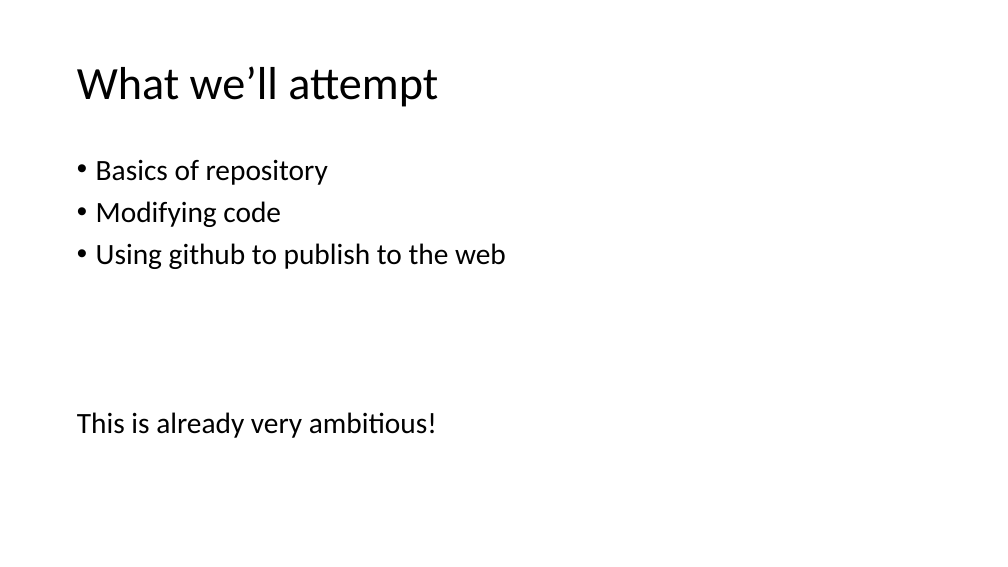
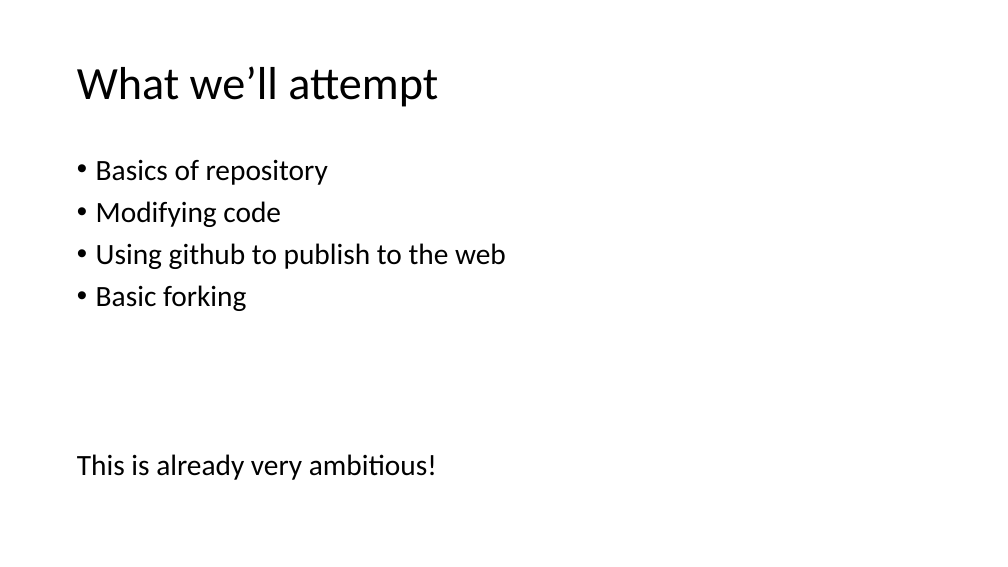
Before and after one commit to BrockDSL/github_for_researchers, a slide deck: slide 6 of Overview.pptx. Drawn at 1008x567 pixels with LibreOffice and Linux fonts; fonts in the diff are those of the drawing. Boxes give left, top, right and bottom in pixels: in the first picture for what was removed or moved away, otherwise in the second. Text is boxed around its words. In the diff, an @@ line names an element or a change of style, - is before the commit and + after.

```diff
--- a/Overview.pptx
+++ b/Overview.pptx
@@ text at (96, 285, 246, 311): paragraph added @@
+• Basic forking
```
Also in this commit, not shown: 4 other slides changed, 1 slide added, 31 other files.
